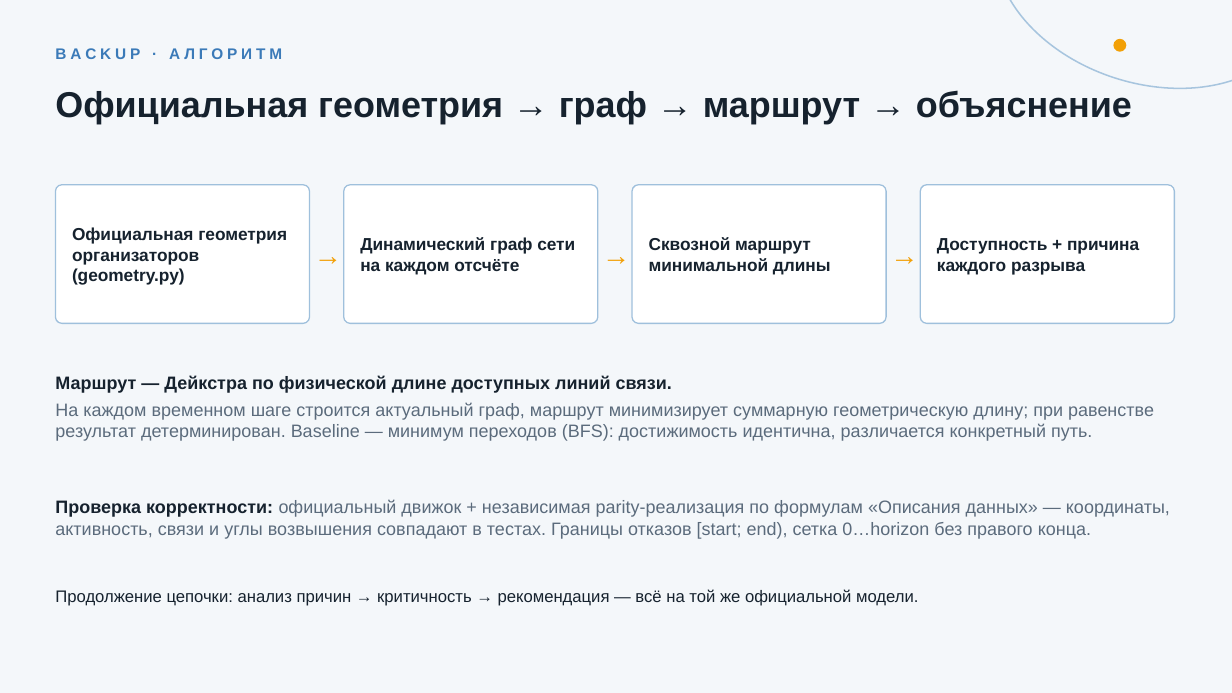
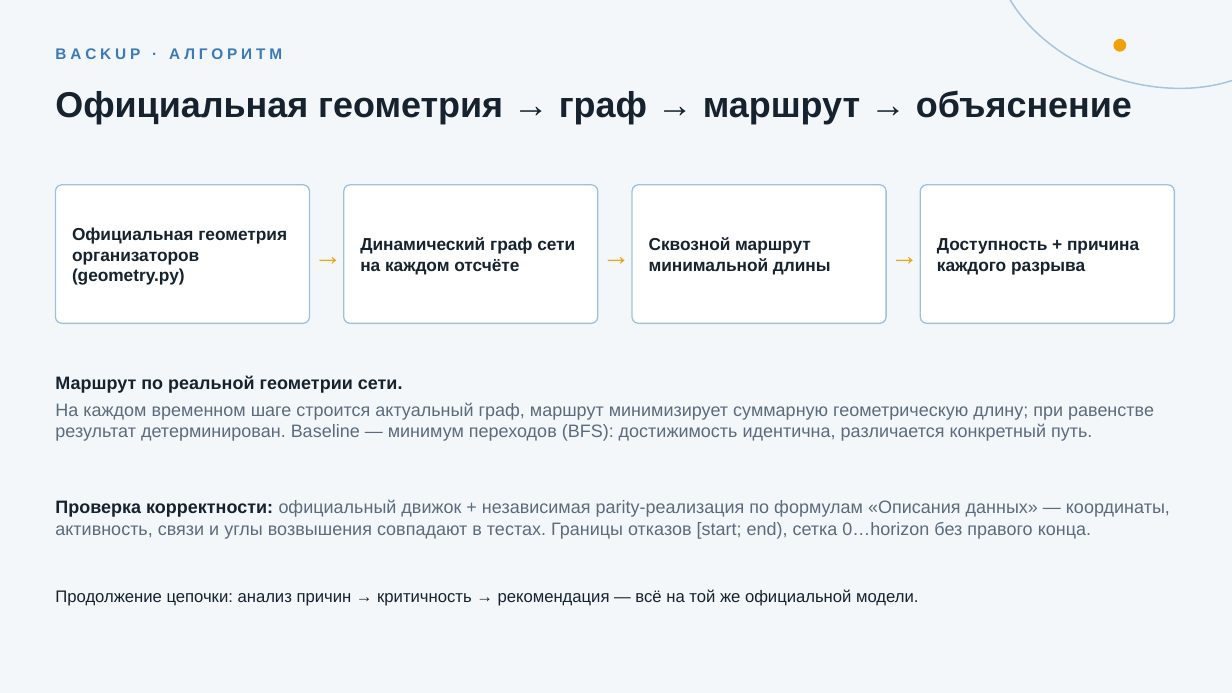
Before and after one commit to ivergit88/cosmohak, a slide deck: slide 7 of presentation/kosmo-nizni_klodiki_148.pptx. Drawn at 1232x693 pixels with LibreOffice and Linux fonts; fonts in the diff are those of the drawing. Boxes give left, top, right and bottom in pixels: in the first picture for what was removed or moved away, otherwise in the second. Text is boxed around its words. In the diff, an @@ line names an element or a change of style, - is before the commit and + after.

```diff
--- a/presentation/kosmo-nizni_klodiki_148.pptx
+++ b/presentation/kosmo-nizni_klodiki_148.pptx
@@ text at (55, 375, 403, 393): text changed @@
-Маршрут — Дейкстра по физической длине доступных линий связи.
+Маршрут по реальной геометрии сети.
```
Also in this commit, not shown: 1 other slide changed, 9 other files.
